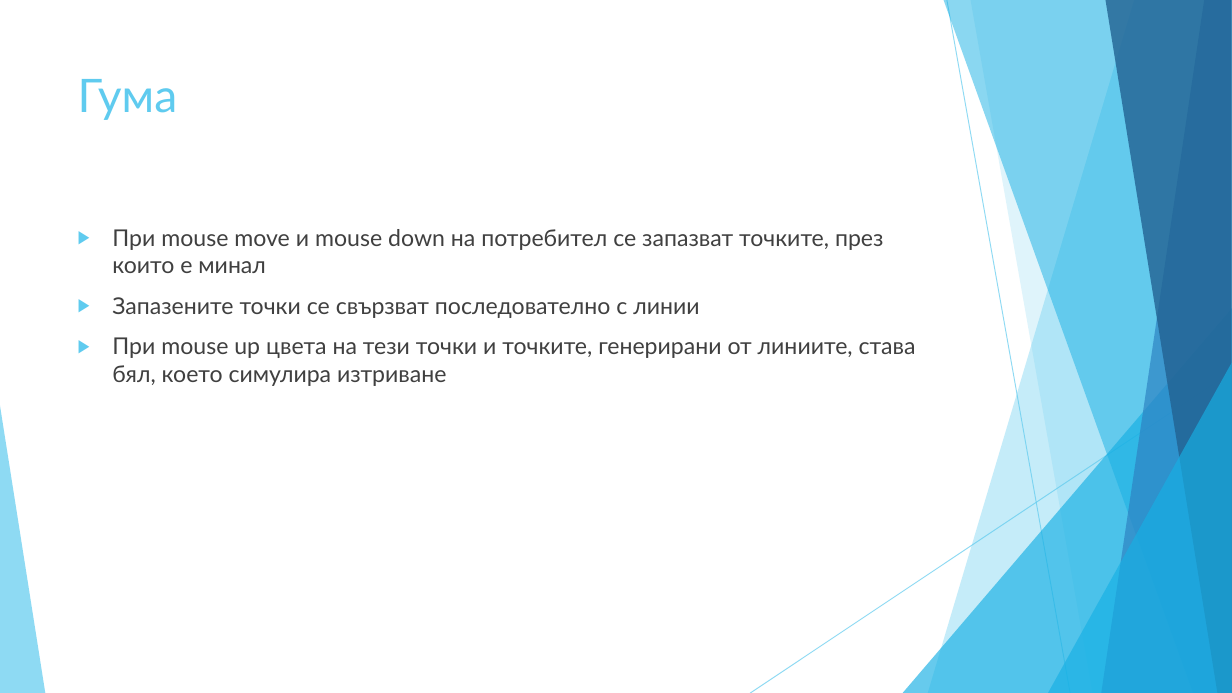
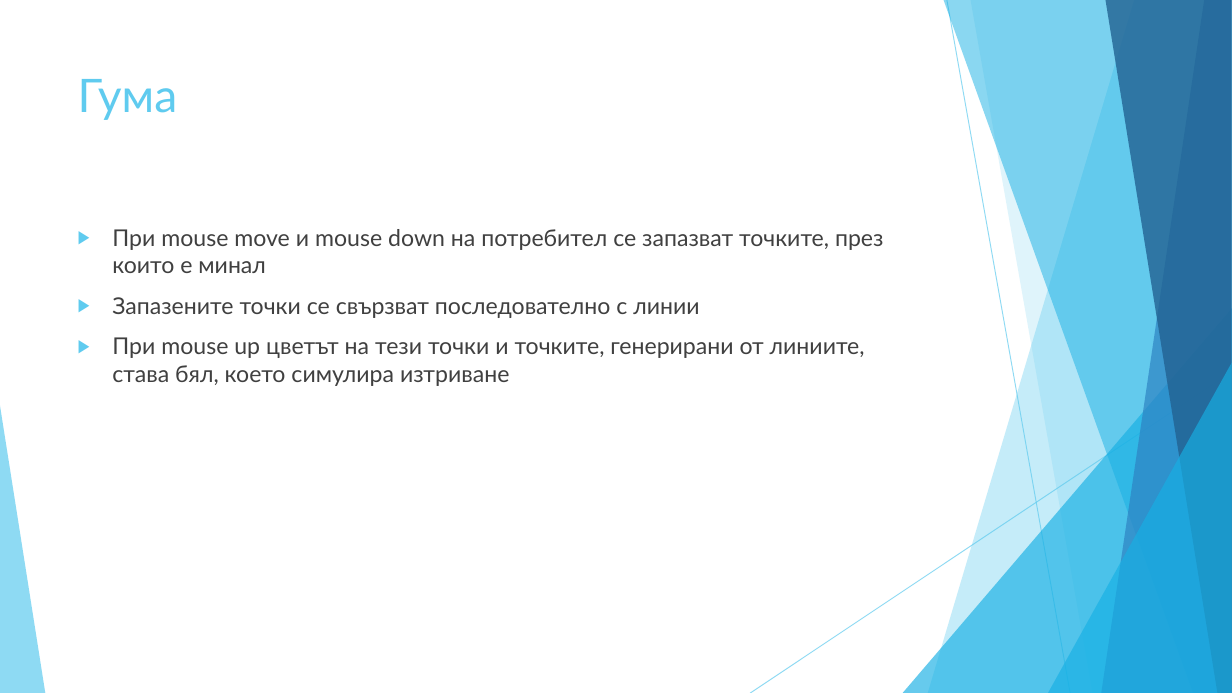
Before and after one commit to todorzhelev/STS, a slide deck: slide 12 of presentation/PresentationFinal.pptx. Drawn at 1232x693 pixels with LibreOffice and Linux fonts; fonts in the diff are those of the drawing. Boxes give left, top, right and bottom in pixels: in the first picture for what was removed or moved away, otherwise in the second. Text is boxed around its words. In the diff, an @@ line names an element or a change of style, - is before the commit and + after.

```diff
--- a/presentation/PresentationFinal.pptx
+++ b/presentation/PresentationFinal.pptx
@@ text at <box>112,337,865,386</box>: text changed @@
-▶ При mouse up цвета на тези точки и точките, генерирани от линиите, става бял, което симулира изтриване
+▶ При mouse up цветът на тези точки и точките, генерирани от линиите, става бял, което симулира изтриване
```
Also in this commit, not shown: 3 other slides changed, 2 other files.
